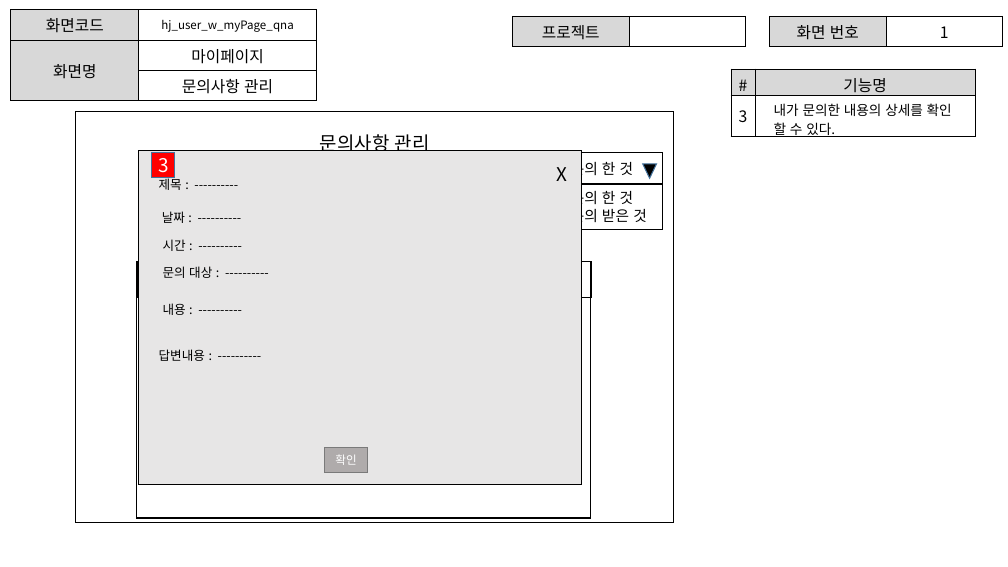
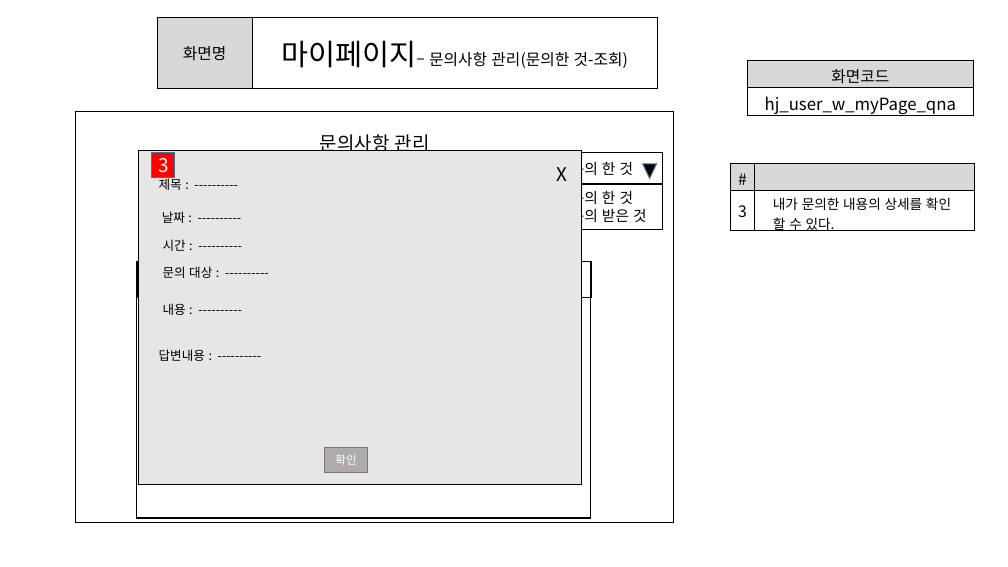
Before and after one commit to ezenteam2/e-Zone, a slide deck: slide 19 of 0 발표용 파워포인트/project05 - 파워포인트 종합 - 형준.pptx. Drawn at 1008x567 pixels with LibreOffice and Linux fonts; fonts in the diff are those of the drawing. Boxes give left, top, right and bottom in pixels: in the first picture for what was removed or moved away, otherwise in the second. Text is boxed around its words. In the diff, an @@ line names an element or a change of style, - is before the commit and + after.

```diff
--- a/0 발표용 파워포인트/project05 - 파워포인트 종합 - 형준.pptx
+++ b/0 발표용 파워포인트/project05 - 파워포인트 종합 - 형준.pptx
@@ table at (157, 17, 657, 88) @@
-row 1: 화면코드 | hj_user_w_myPage_qna
-row 2: 화면명 | 마이페이지
-row 3:  | 문의사항 관리
+row 1: 화면명 | 마이페이지– 문의사항 관리(문의한 것-조회)
@@ table: place and size @@
-table at (11, 10, 316, 98)
+table at (157, 17, 657, 88)
@@ table removed at (513, 17, 746, 43), 1 rows, 2 columns @@
-프로젝트 | 
@@ table removed at (770, 17, 1003, 44), 1 rows, 2 columns @@
-화면 번호 | 1
@@ table added at (747, 61, 974, 119), 2 rows, 1 columns @@
+화면코드
+hj_user_w_myPage_qna
@@ table at (730, 164, 975, 235) @@
-row 1, column 2: 기능명
+row 1, column 2: 
@@ table: place and size @@
-table at (731, 70, 975, 141)
+table at (730, 164, 975, 235)
```
Also in this commit, not shown: 30 other slides changed, 1 slide removed.
